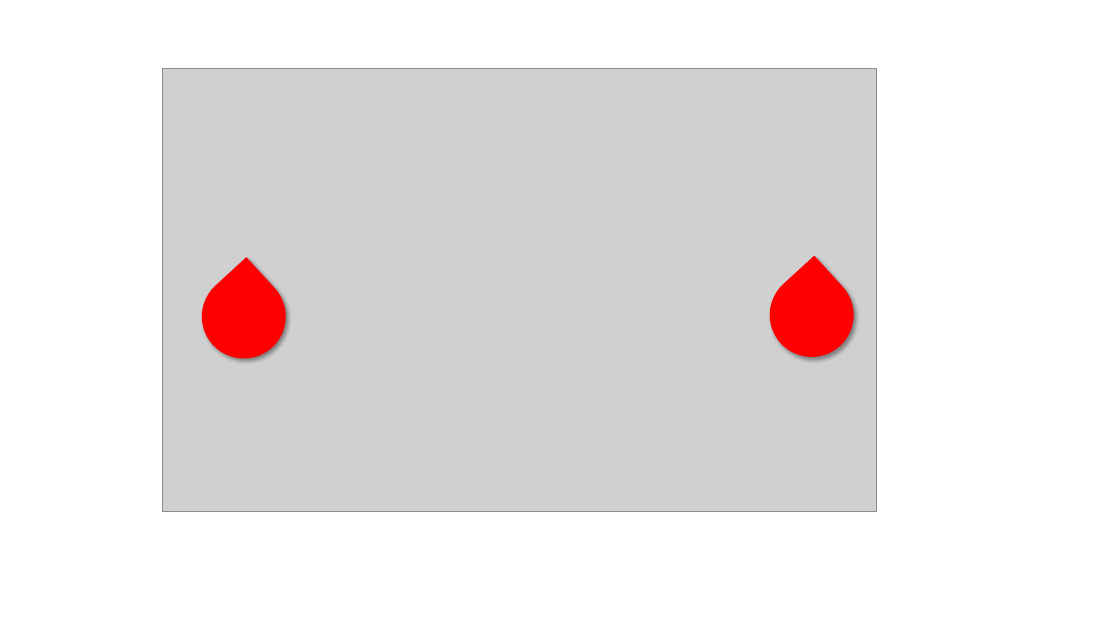
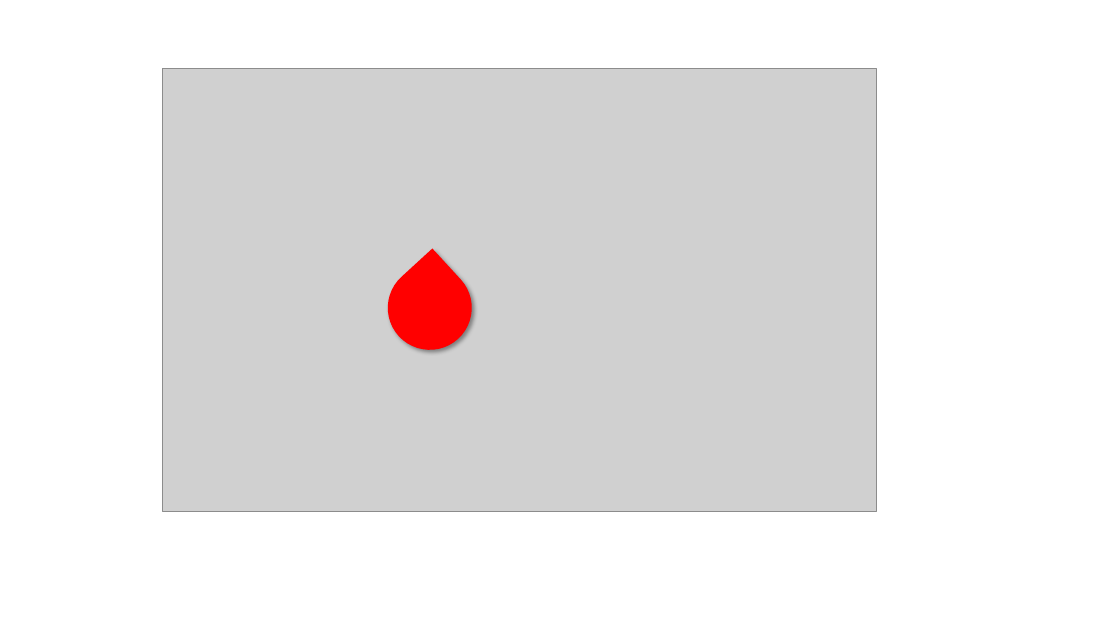
Before and after one commit to arendongithub/dso1503, a slide deck: slide 5 of img/app-design.pptx. Drawn at 1120x630 pixels with LibreOffice and Linux fonts; fonts in the diff are those of the drawing; grey boxes stand for pictures. Boxes give left, top, right and bottom in pixels: in the first picture for what was removed or moved away, otherwise in the second. Text is boxed around its words. In the diff, an @@ line names an element or a change of style, - is before the commit and + after.

Commit message:
Lecture 4 updated

```diff
--- a/img/app-design.pptx
+++ b/img/app-design.pptx
@@ teardrop removed at box(184, 257, 303, 376) @@
@@ teardrop: place and size @@
-teardrop at box(752, 256, 871, 374)
+teardrop at box(371, 248, 490, 367)
```
Also in this commit, not shown: 3 other files.
